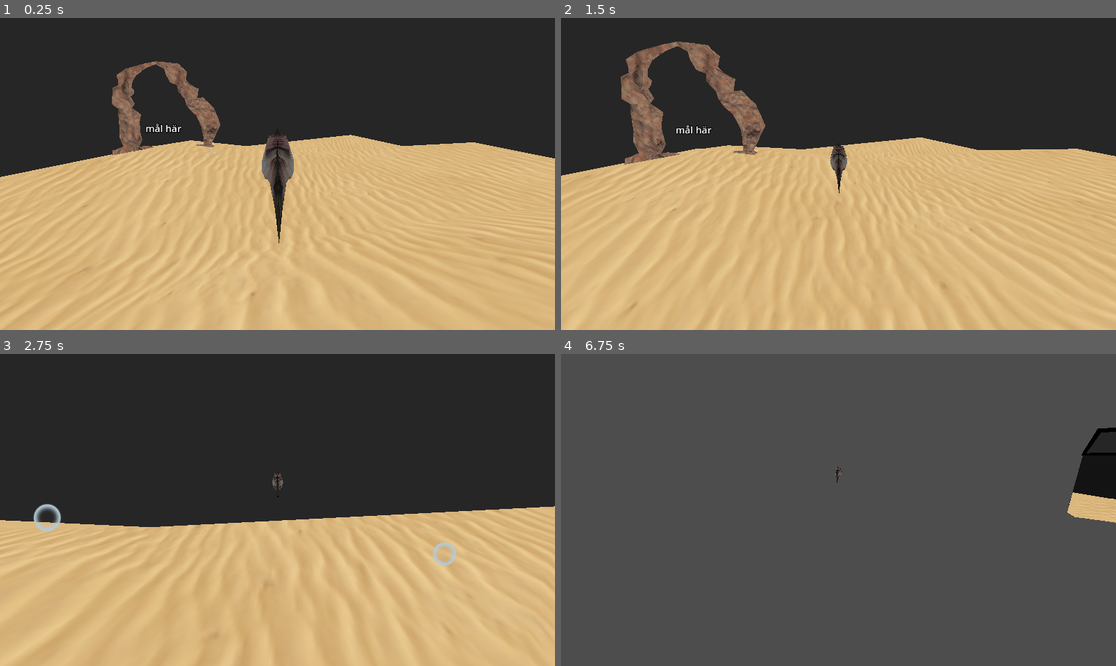
Above: before the commit, frames 1-4 (two rows, left to right).
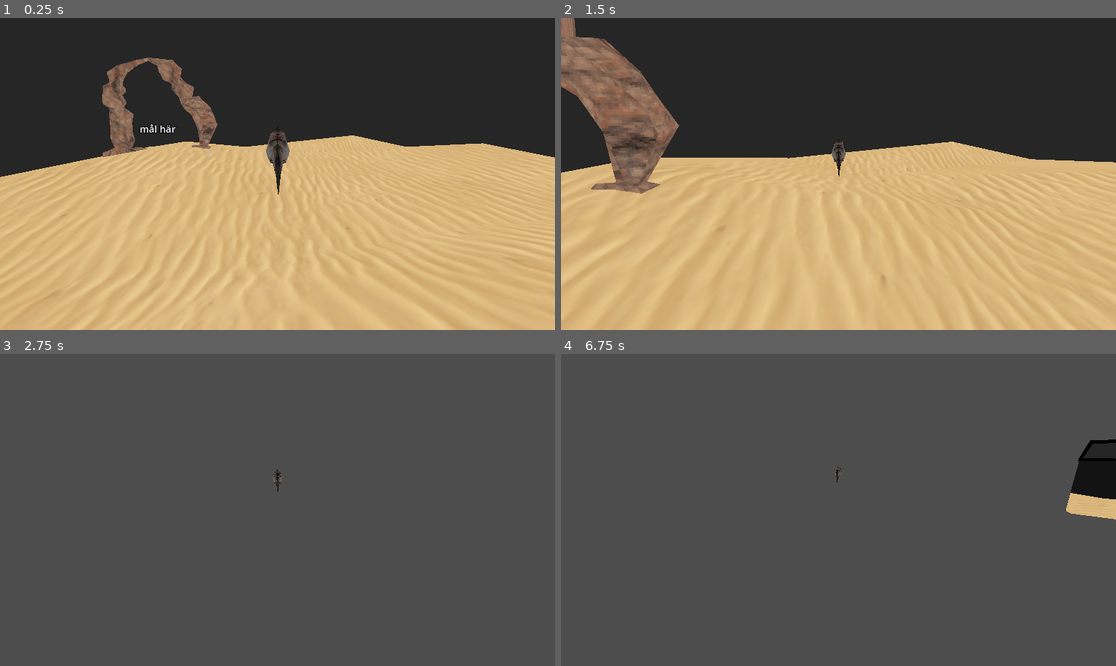
Above: after the commit, the same moments.

Repository: henkehedstrom/dj-scaled
Game: Godot game, scene res://level.tscn
Two runs of this game, one before a commit and one after it. Both use one fixed random seed, a clock stepped at 60 frames per second and the inputs below.
Inputs (mouse positions are in pixels of both pictures, inside the frame that each line leads up to):
- Up to frame 1 (0.25 s): no input
- Up to frame 2 (1.5 s): move the mouse to (866, 174) at 0.52 s; hold W (forward) from 0.53 s (still down); move the mouse to (810, 174) at 1.27 s
- Up to frame 3 (2.75 s): keep holding W (forward); move the mouse to (288, 503) at 2.02 s
- Up to frame 4 (6.75 s): move the mouse to (832, 516) at 2.77 s; tap Enter at 3.5, 5, 6.5 s; move the mouse to (877, 513) at 3.52 s; tap Space at 4.25, 5.75 s; move the mouse to (794, 506) at 4.27 s; move the mouse to (844, 510) at 5.02 s; move the mouse to (816, 503) at 5.77 s; release W (forward) at 5.78 s; hold D (right) 5.78-6.53 s; move the mouse to (866, 510) at 6.52 s; hold W (forward) from 6.53 s (still down)

The runs differ from the first frame. In frame 1, 3.6% of the frame differs, in the area x 0-100%, y 12-100%; in frame 2, 10%; in frame 3, 100%, in the area x 0-100%, y 0-100%; in frame 4, 0.4%.

Commit message:
*always move forward

Diff:
--- a/Fish.gd
+++ b/Fish.gd
@@ -1,31 +1,35 @@
 extends CharacterBody3D
 
-var speed: float = 0.0
-var max_speed: float = 4.0
-var min_speed: float = 0.0
-var acceleration: float = 1.0
-var yaw_speed: float = 3.14
-var yaw: float = 0.0;
+@export var normal_speed = 0.5
+@export var current_speed: float = 0.0
+@export var max_speed: float = 4.0
+@export var min_speed: float = 0.0
+@export var acceleration: float = 1.0
 
-var max_pitch_speed: float = 3.14
-var max_yaw_speed: float = 3.14
-var max_roll_speed: float = 3.14
+@export var yaw_speed: float = 3.14
+@export var yaw: float = 0.0;
+
+
+@export var max_pitch_speed: float = 3.14
+@export var max_yaw_speed: float = 3.14
+@export var max_roll_speed: float = 3.14
 
 var rotation_angle: Vector2 = Vector2.ZERO
 
 # Called when the node enters the scene tree for the first time.
 func _ready():
 	Input.mouse_mode = Input.MOUSE_MODE_CAPTURED
+	current_speed = normal_speed
 	pass # Replace with function body.
 
 
 # Called every frame. 'delta' is the elapsed time since the previous frame.
 func _process(delta):
 	if Input.is_action_pressed("forward"):
-		speed += acceleration * delta
+		current_speed += acceleration * delta
 
 	if Input.is_action_pressed("back"):
-		speed -= acceleration * delta
+		current_speed -= acceleration * delta
 
 	if Input.is_action_pressed("right"):
 		yaw = -yaw_speed
@@ -45,7 +49,7 @@
 	if Input.is_action_pressed("pitch_down"):
 		rotation_angle.y = -yaw_speed
 
-	speed = clamp(speed, min_speed, max_speed)
+	current_speed = clamp(current_speed, min_speed, max_speed)
 
 	apply_rotation(delta)
 
@@ -72,7 +76,7 @@
 func _physics_process(_delta):
 	var aim = get_global_transform().basis
 	var forward = -aim.z
-	move_and_collide(forward * speed)
+	move_and_collide(forward * current_speed)
 
 func _input(event):
 	if event is InputEventMouseMotion:
